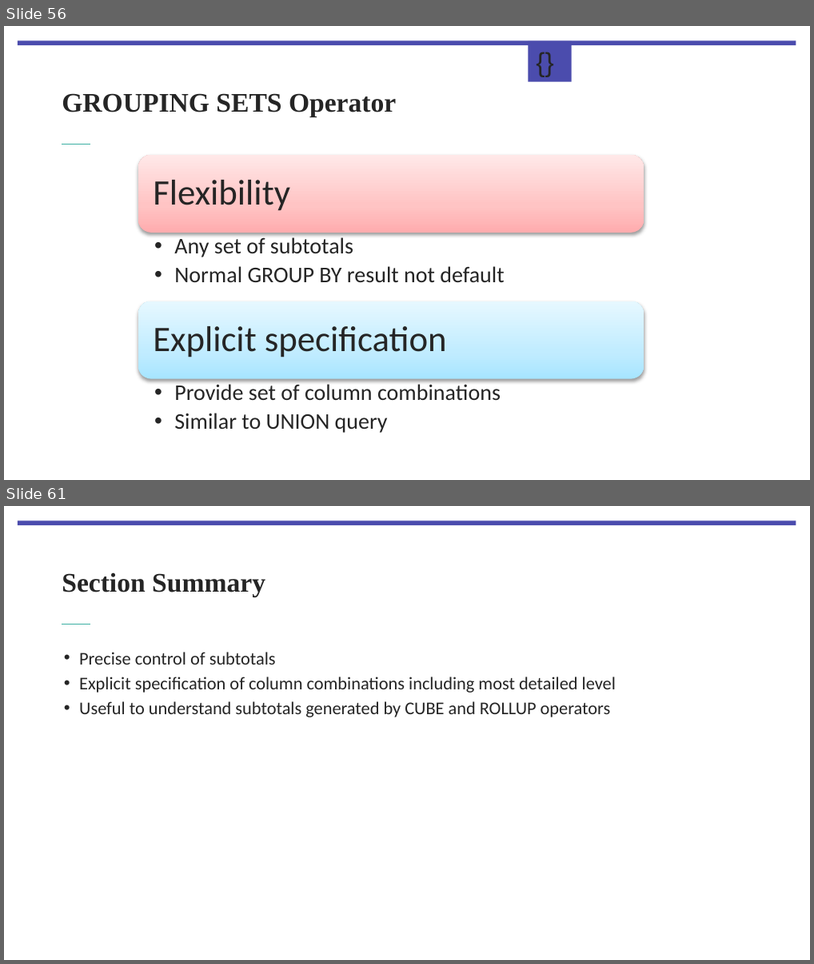
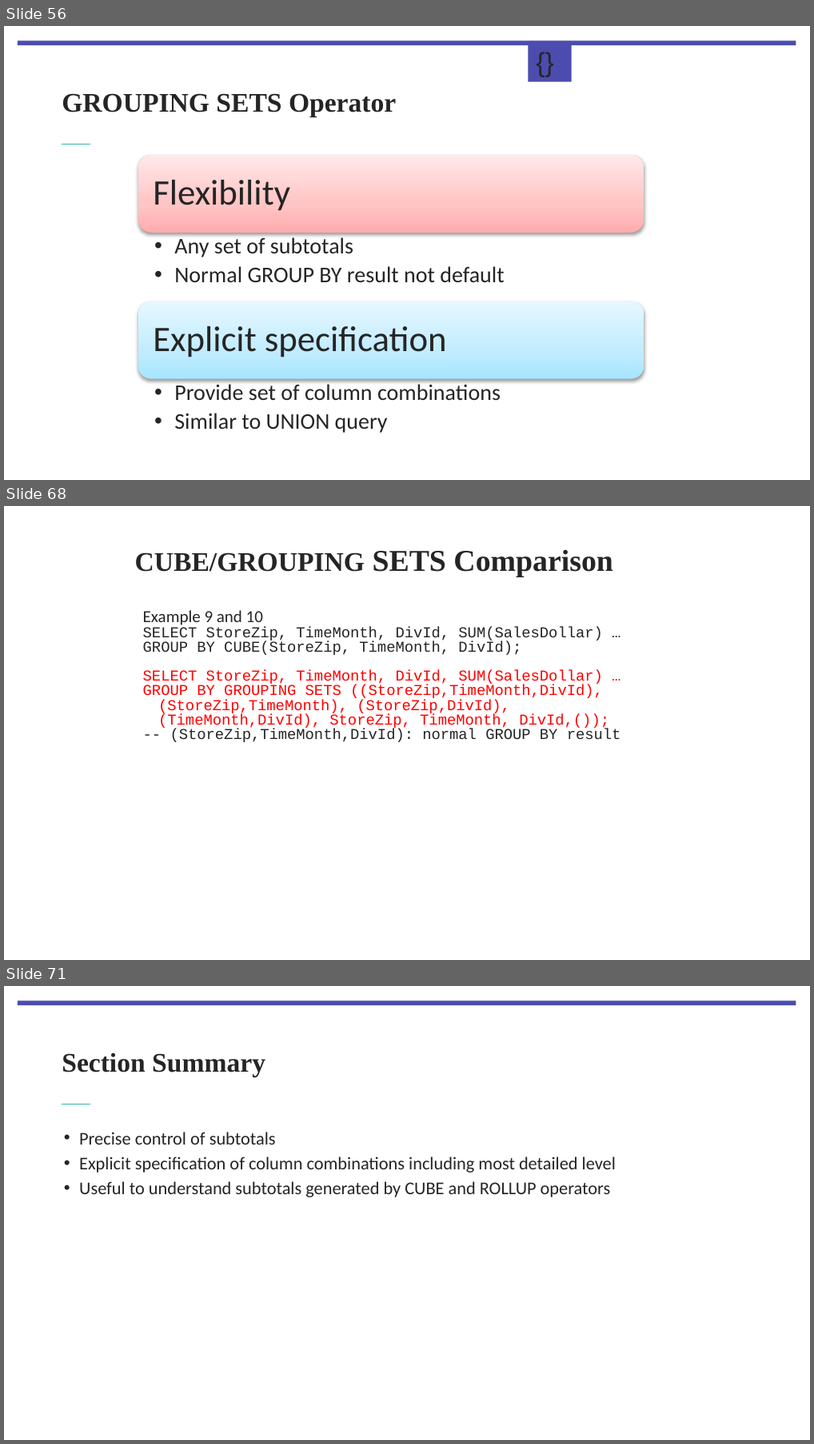
Before and after one commit to Monosakkarider/USN, a slide deck: BID3000/5Forelesning180923/Lecture 5 Query Formulation for Data Warehouses Part 1 V2.pptx. Shown one above the other, each under a label of ours: slides 56 and 61 before the commit, slides 56, 68 and 71 after it; the slides between them are not shown. The pictures are 814x964 and 814x1444 pixels, drawn with LibreOffice and Linux fonts; fonts in the diff are those of the drawing; background and template pictures are left out. Boxes give left, top, right and bottom in pixels: in the first picture for what was removed or moved away, otherwise in the second. Text is boxed around its words. In the diff, an @@ line names an element or a change of style, - is before the commit and + after.

```diff
--- a/BID3000/5Forelesning180923/Lecture 5 Query Formulation for Data Warehouses Part 1 V2.pptx
+++ b/BID3000/5Forelesning180923/Lecture 5 Query Formulation for Data Warehouses Part 1 V2.pptx
@@ slide 68 added at (4, 506, 810, 960), background #FFFFFF @@
@@ title added at (135, 550, 613, 576), 27 pt, text #252525, bold @@
+CUBE/GROUPING SETS Comparison
@@ text added at (143, 610, 622, 742), 13.5 pt, text #FF0000 @@
+Example 9 and 10
+SELECT StoreZip, TimeMonth, DivId, SUM(SalesDollar) …
+GROUP BY CUBE(StoreZip, TimeMonth, DivId);
+SELECT StoreZip, TimeMonth, DivId, SUM(SalesDollar) …
+GROUP BY GROUPING SETS ((StoreZip,TimeMonth,DivId), (StoreZip,TimeMonth), (StoreZip,DivId), (TimeMonth,DivId), StoreZip, TimeMonth, DivId,());
+-- (StoreZip,TimeMonth,DivId): normal GROUP BY result
@@ what was slide 61 is now slide 71 @@
```
Also in this commit, not shown: 20 slides changed, 8 other slides added, 1 slide removed, 46 other files.
